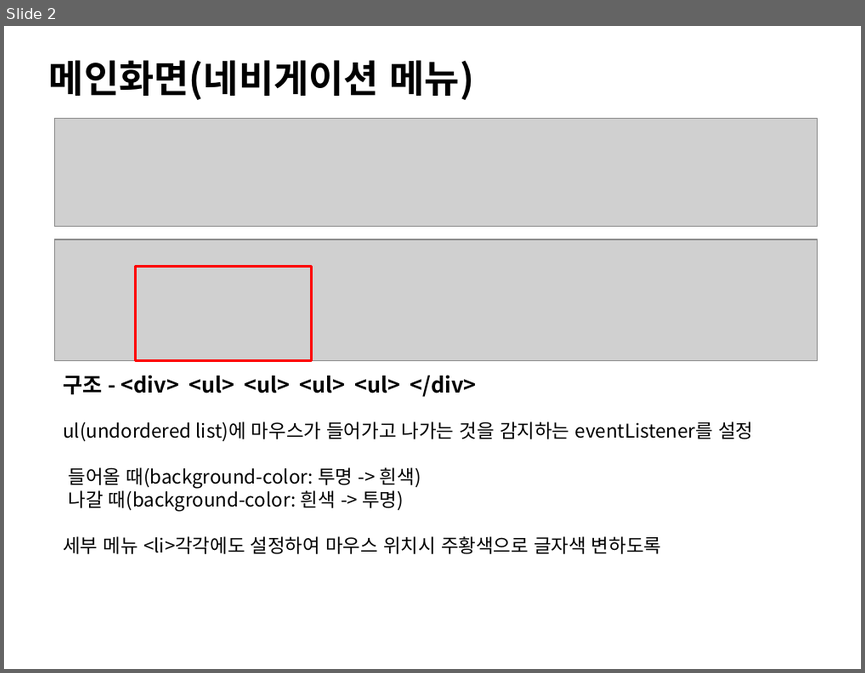
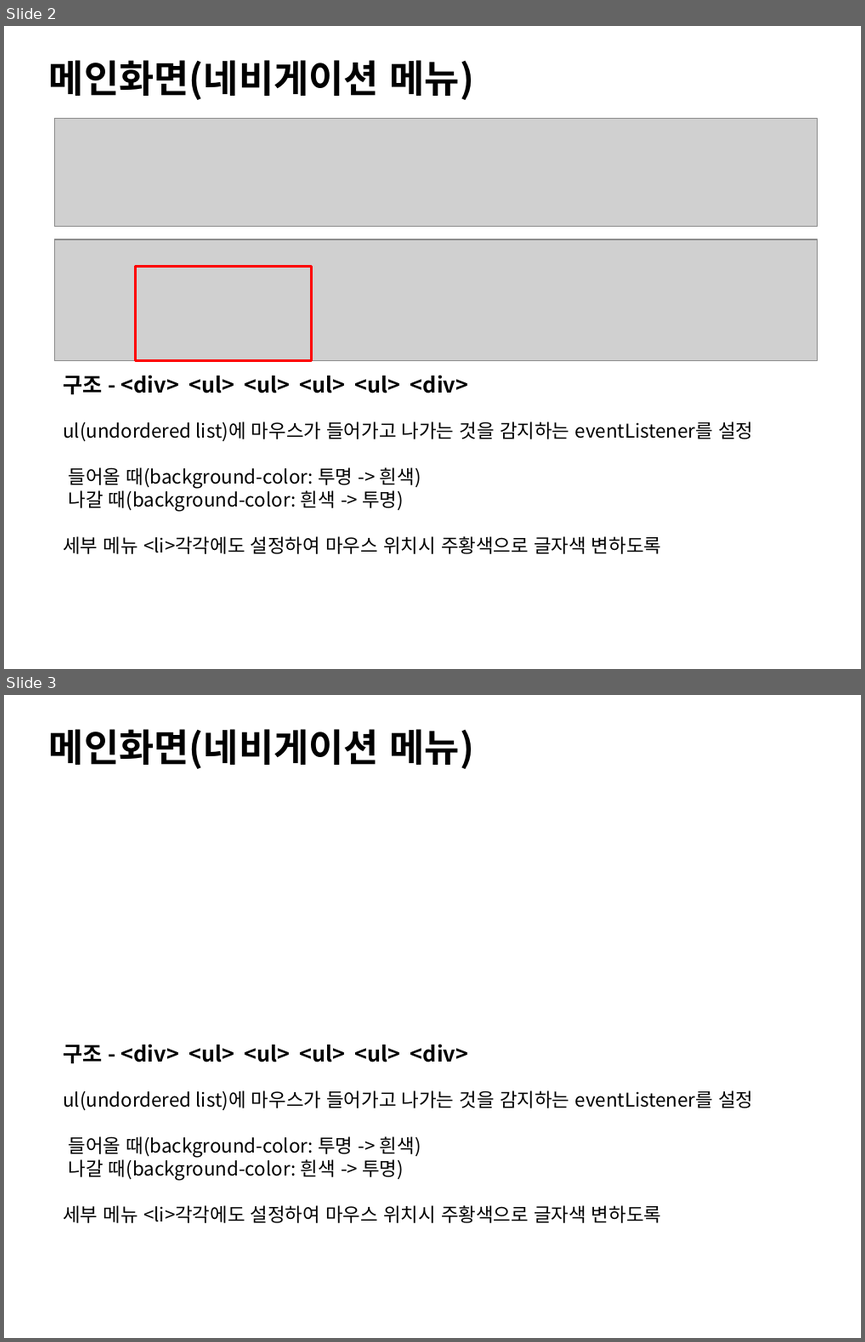
Before and after one commit to ezenteam2/TripMate, a slide deck: gr2_lhj/메인화면_일반회원 관리.pptx. Shown one above the other, each under a label of ours: slide 2 before the commit, slides 2 and 3 after it. The pictures are 865x673 and 865x1342 pixels, drawn with LibreOffice and Linux fonts; fonts in the diff are those of the drawing; grey boxes stand for pictures. Boxes give left, top, right and bottom in pixels: in the first picture for what was removed or moved away, otherwise in the second. Text is boxed around its words. In the diff, an @@ line names an element or a change of style, - is before the commit and + after.

```diff
--- a/gr2_lhj/메인화면_일반회원 관리.pptx
+++ b/gr2_lhj/메인화면_일반회원 관리.pptx
@@ slide 3 added at (x1=4, y1=695, x2=861, y2=1338), background #FFFFFF @@
@@ text added at (x1=49, y1=729, x2=475, y2=769), 32 pt, text #000000, bold @@
+메인화면(네비게이션 메뉴)
@@ text added at (x1=63, y1=1043, x2=468, y2=1064), 18 pt, text #000000, bold @@
+구조 - <div> <ul> <ul> <ul> <ul> <div>
@@ text added at (x1=63, y1=1090, x2=753, y2=1223), 16 pt, text #000000 @@
+ul(undordered list)에 마우스가 들어가고 나가는 것을 감지하는 eventListener를 설정
+들어올 때(background-color: 투명 -> 흰색)
+나갈 때(background-color: 흰색 -> 투명)
+세부 메뉴 <li>각각에도 설정하여 마우스 위치시 주황색으로 글자색 변하도록
@@ slide 2 changed as well @@
@@ text at (x1=63, y1=374, x2=468, y2=395): text changed @@
-구조 - <div> <ul> <ul> <ul> <ul> </div>
+구조 - <div> <ul> <ul> <ul> <ul> <div>
```
Also in this commit, not shown: 1 other slide changed, 3 slides removed, 17 other files.
